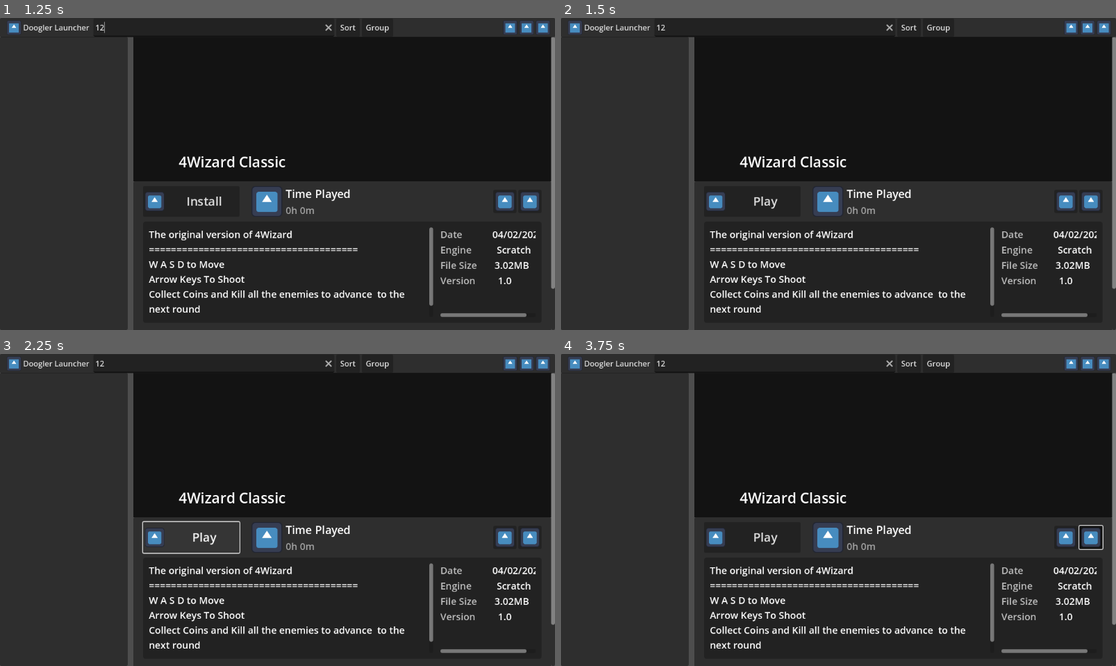
Above: before the commit, frames 1-4 (two rows, left to right).
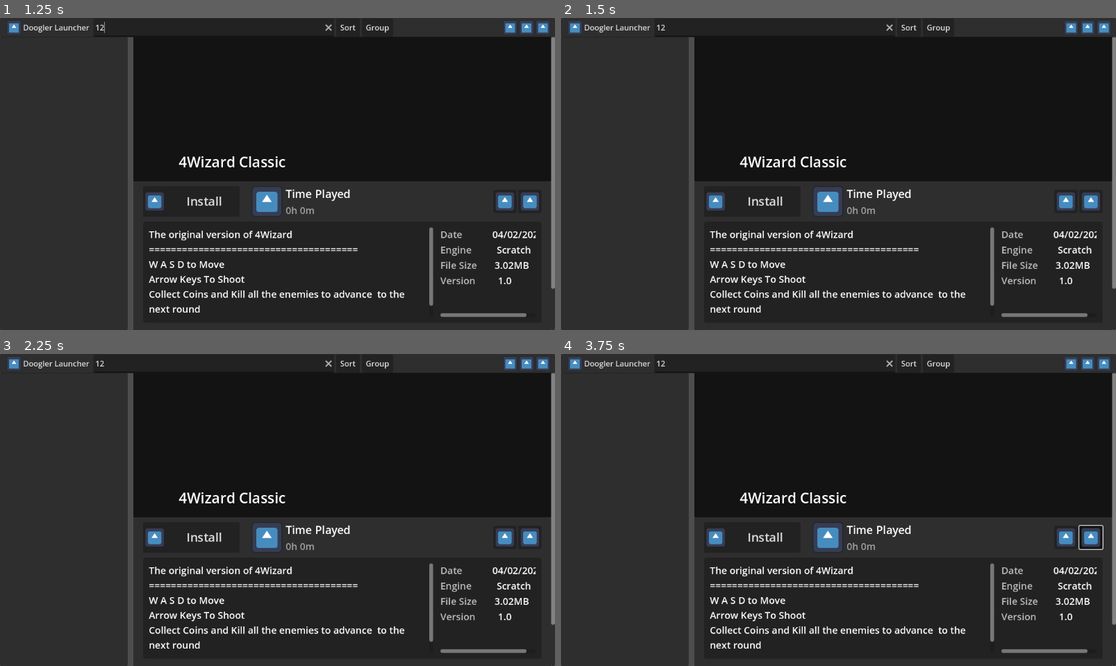
Above: after the commit, the same moments.

Repository: Do0gler/DooglerLauncherV3
Game: Godot game, scene res://scenes/MainScene.tscn
Two runs of this game, one before a commit and one after it. Both use one fixed random seed, a clock stepped at 60 frames per second and the inputs below. The engine's default icon, where the game draws it, is replaced by a stand-in: a white triangle on a blue panel in a dark square.
Inputs (mouse positions are in pixels of both pictures, inside the frame that each line leads up to):
- Up to frame 1 (1.25 s): click (216, 27) at 0.52 s; type "12" at 0.6 s
- Up to frame 2 (1.5 s): click "Install" at 1.25 s
- Up to frame 3 (2.25 s): click (188, 538) at 2 s, where only the run before the commit has a clickable "Play"
- Up to frame 4 (3.75 s): click (749, 538) at 2.75 s, where only the run before the commit has a clickable "Play"; click (1088, 538) at 3.5 s

Frame 1 is identical in both runs. In frame 2, 0.1% of the frame differs, in the area x 33-40%, y 57-62%; in frame 3, 0.3%, in the area x 25-44%, y 53-65%; in frame 4, 0.1%.
Error before the commit: Cannot call method 'close' on a null value. (res://scripts/manager.gd:38)
Error after the commit: Cannot call method 'close' on a null value. (res://scripts/manager.gd:36)

Commit message:
Implement game uninstalling

Diff:
--- a/Scripts/Globals/install_manager.gd
+++ b/Scripts/Globals/install_manager.gd
@@ -41,6 +41,31 @@
 	current_http.queue_free()
 	current_http = null
 	temp_file.close()
+
+
+## Uninstalls a game
+func uninstall_game(game: GameData) -> void:
+	var path = "user://library/" + game.game_id
+	recursive_delete_game(path)
+
+
+## Recursive function to delete all files in a directory
+func recursive_delete_game(dirPath) -> void:
+	var dir = DirAccess.open(dirPath)
+	dir.list_dir_begin()
+	var fileName = dir.get_next()
+	while fileName != "":
+		var filePath = dirPath + "/" + fileName
+		if dir.current_is_dir():
+			recursive_delete_game(filePath)
+		else:
+			print("Deleting: " + filePath)
+			var error := DirAccess.remove_absolute(filePath)
+			if error != OK:
+				push_error("Failed to delete file ", filePath)
+		fileName = dir.get_next()
+	dir.list_dir_end()
+	DirAccess.remove_absolute(dirPath)
 
 
 ## Extracts a zip file to the provided path
--- a/Scripts/UI/settings_button.gd
+++ b/Scripts/UI/settings_button.gd
@@ -12,7 +12,7 @@
 
 	# Connect signals
 	menu.index_pressed.connect(_on_item_selected)
-	SettingsManager.manager.game_selected.connect(_on_game_selected)
+	SettingsManager.ui_manager.game_displayed.connect(_on_game_selected)
 
 
 func _on_game_selected(game: GameData):
@@ -23,7 +23,7 @@
 func _on_item_selected(index: int) -> void:
 	match index:
 		0:
-			pass # TODO: Implement option functionality
+			%UIManager.show_uninstall_confirmation()
 		1:
 			SettingsManager.manager.open_selected_game_file_location()
 		2:
--- a/Scripts/ui_manager.gd
+++ b/Scripts/ui_manager.gd
@@ -11,8 +11,9 @@
 
 var settings_popup: PopupMenu
 var relevant_games: Dictionary
+var downloading := false
 
-var downloading := false
+signal game_displayed(game: GameData)
 
 func _process(_delta: float) -> void:
 	if not downloading:
@@ -53,6 +54,7 @@
 	return "[color=gray]%-15s[/color] %s" % [data_name, value]
 
 
+## Shows a game's info on the game display
 func display_game(game: GameData) -> void:
 	%GameLogo.texture = game.icon
 	%GameBackground.texture = game.background
@@ -89,7 +91,10 @@
 
 		screenshots_panel.add_item(new_screenshot)
 
+	game_displayed.emit(game)
 
+
+## Shows one of the main buttons in the game display
 func show_game_button(button_to_show: Control) -> void:
 	%InstallButton.hide()
 	%PlayButton.hide()
@@ -98,7 +103,7 @@
 
 
 ## Sets game display UI to it's installing mode
-func set_game_display_install() -> void:
+func set_game_display_installing() -> void:
 	show_game_button(%InstallButton)
 	downloading = true
 	%InstallButton.disabled = true
@@ -111,3 +116,19 @@
 	downloading = false
 	%InstallButton.disabled = false
 	%InstallProgressArea.hide()
+
+
+## Prompts the user for confirmation to uninstall the current game
+func show_uninstall_confirmation() -> void:
+	# Ask for confirmation before uninstalling
+	var confirmation := ConfirmationDialog.new()
+	confirmation.title = "Uninstall Game"
+	var game_name = SettingsManager.manager.selected_game.game_name
+	confirmation.dialog_text = "Are you sure you want to uninstall %s?" % game_name
+	confirmation.ok_button_text = "Uninstall"
+	confirmation.unresizable = true
+
+	confirmation.confirmed.connect(SettingsManager.manager.uninstall_selected_game)
+
+	add_child(confirmation)
+	confirmation.popup_centered(Vector2i(330, 100))
--- a/scripts/manager.gd
+++ b/scripts/manager.gd
@@ -6,7 +6,6 @@
 var selected_game: GameData
 var can_switch_games := true
 
-signal game_selected(game: GameData)
 
 func _ready() -> void:
 	get_library()
@@ -19,7 +18,6 @@
 	if can_switch_games:
 		selected_game = game
 		%UIManager.display_game(selected_game)
-		game_selected.emit(selected_game)
 
 
 ## Readies the game library
@@ -87,7 +85,13 @@
 		return
 
 	can_switch_games = false
-	%UIManager.set_game_display_install()
+	%UIManager.set_game_display_installing()
 	await InstallManager.install_game(selected_game)
 	can_switch_games = true
 	%UIManager.set_game_display_installed()
+	%UIManager.display_game(selected_game)
+
+## Uninstalls the selected game
+func uninstall_selected_game() -> void:
+	InstallManager.uninstall_game(selected_game)
+	%UIManager.display_game(selected_game)
